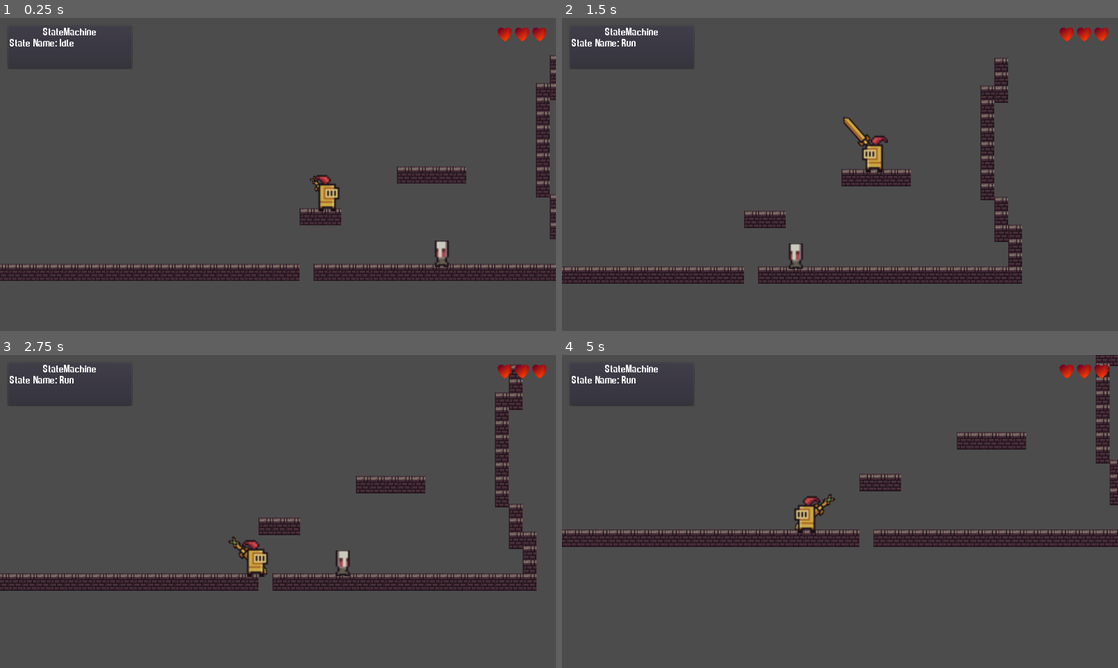
Above: before the commit, frames 1-4 (two rows, left to right).
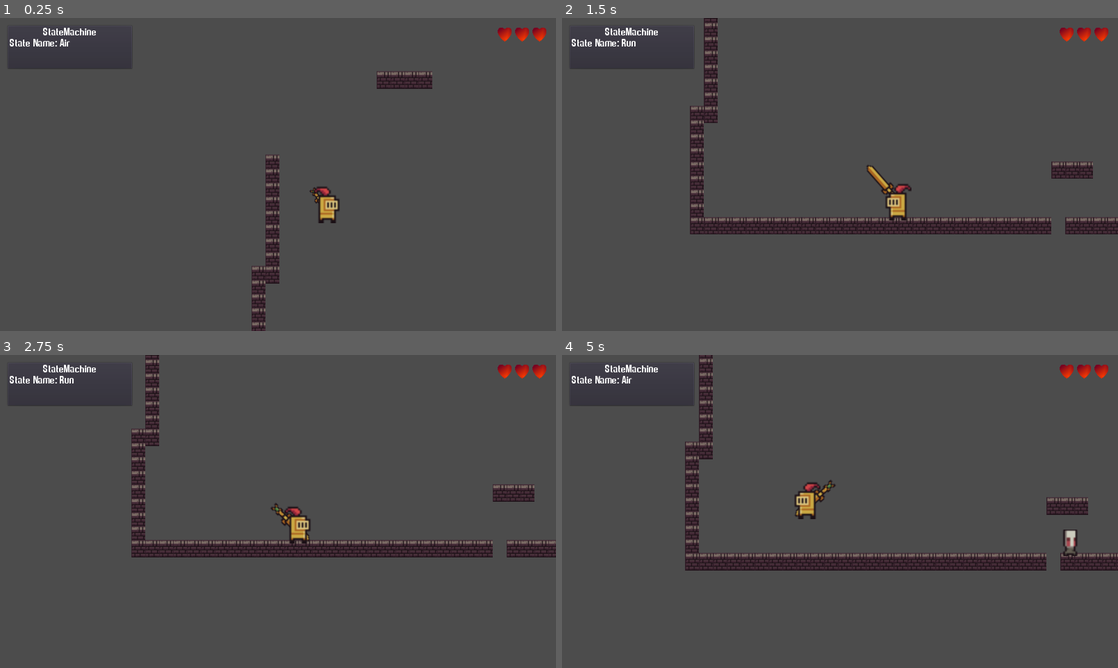
Above: after the commit, the same moments.

Repository: gregpennefather/jingle-game-jam-entry-2019
Game: Godot game, scene res://Scenes/DungeonScene.tscn
Same seed, same stepped clock (60 frames per second), same inputs: the game is played once before the commit and once after it.
Inputs (mouse positions are in pixels of both pictures, inside the frame that each line leads up to):
- Up to frame 1 (0.25 s): no input
- Up to frame 2 (1.5 s): move the mouse to (962, 158) at 0.52 s; press the mouse at (962, 158) at 0.53 s; hold D (move_right) 0.53-1.28 s; tap W (jump) at 0.77 s; move the mouse to (728, 190) at 1.27 s; release the mouse at (728, 190) at 1.28 s; hold Left (move_left) from 1.28 s (still down); click (728, 190) at 1.35 s
- Up to frame 3 (2.75 s): tap W (jump) at 1.52 s; move the mouse to (333, 442) at 2.02 s; release Left (move_left) at 2.03 s; press the mouse at (333, 442) at 2.03 s; hold D (move_right) from 2.03 s (still down)
- Up to frame 4 (5 s): move the mouse to (812, 574) at 2.77 s; release the mouse at (812, 574) at 2.78 s; click (812, 574) at 2.85 s; tap W (jump) at 3.02, 3.77, 4.52 s; move the mouse to (1006, 558) at 3.52 s; release D (move_right) at 3.53 s; press the mouse at (1006, 558) at 3.53 s; hold Left (move_left) from 3.53 s (still down); move the mouse to (673, 464) at 4.27 s; release the mouse at (673, 464) at 4.28 s; click (673, 464) at 4.35 s

The runs differ from the first frame. In frame 1, 9.0% of the frame differs, in the area x 0-100%, y 6-100%; in frame 2, 13%, in the area x 0-100%, y 0-85%; in frame 3, 13%; in frame 4, 12%.

Commit message:
Enemy visibility enabler

Diff:
--- a/Game/Enemies/BaseEnemy.tscn
+++ b/Game/Enemies/BaseEnemy.tscn
@@ -76,6 +76,11 @@
 [node name="CollisionShape2D" type="CollisionShape2D" parent="CollisionArea"]
 shape = SubResource( 1 )
 
+[node name="VisibilityEnabler2D" type="VisibilityEnabler2D" parent="."]
+position = Vector2( 0.299782, 4.94637 )
+process_parent = true
+physics_process_parent = true
+
 [node name="FloorAheadRay" type="RayCast2D" parent="."]
 position = Vector2( -10.3424, -0.749451 )
 enabled = true
--- a/Game/Enemies/Enemy.gd
+++ b/Game/Enemies/Enemy.gd
@@ -11,9 +11,11 @@
 onready var animation_player := get_node("AnimationPlayer")
 
 func _ready() -> void:
+	set_physics_process(false)
 	Events.connect("enemy_hit", self, "_on_hit_by_player")
 
 func _physics_process(delta):
+	print('enemy active')
 	if alive:
 		if is_on_wall() or not $FloorAheadRay.is_colliding():
 			change_facing()
--- a/Game/Scenes/DungeonScene.tscn
+++ b/Game/Scenes/DungeonScene.tscn
@@ -21,7 +21,7 @@
 
 [node name="VBoxContainer" type="VBoxContainer" parent="UI/DebugDock"]
 margin_right = 290.0
-margin_bottom = 522.0
+margin_bottom = 102.0
 
 [node name="DebugPanel2" parent="UI/DebugDock/VBoxContainer" instance=ExtResource( 3 )]
 anchor_right = 0.0
@@ -49,7 +49,7 @@
 tile_data = PoolIntArray( 65536, 1, 0, 65537, 1, 0, 65538, 1, 0, 65539, 1, 0, 65540, 1, 0, 65541, 1, 0, 65542, 1, 0, 65 …(1999 unchanged characters)…
 
 [node name="Player" parent="." instance=ExtResource( 2 )]
-position = Vector2( 431.53, 321.411 )
+position = Vector2( 71.3549, 189.717 )
 
 [node name="JumpDuration" parent="Player/StateMachine/Move/Air" index="0"]
 wait_time = 0.3
